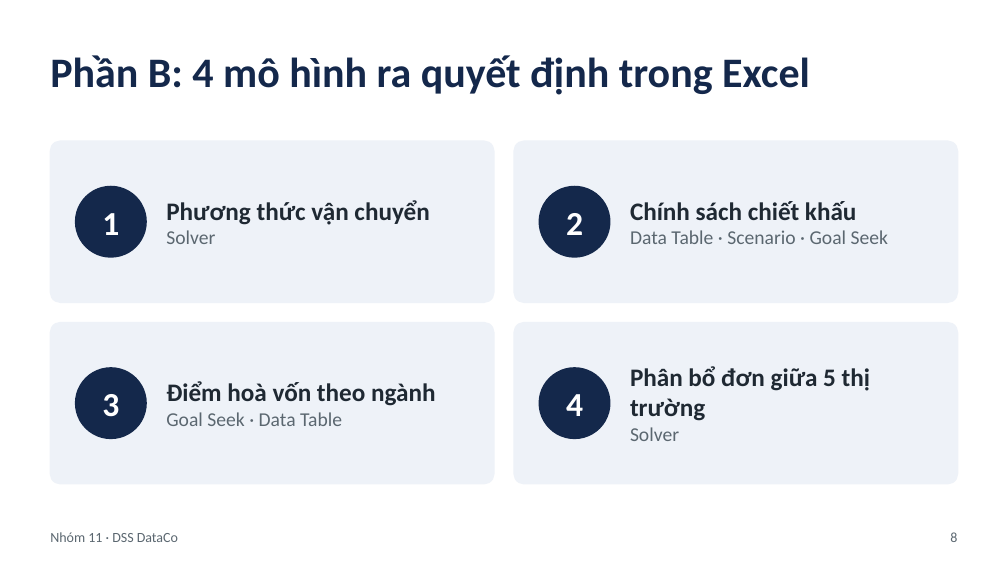
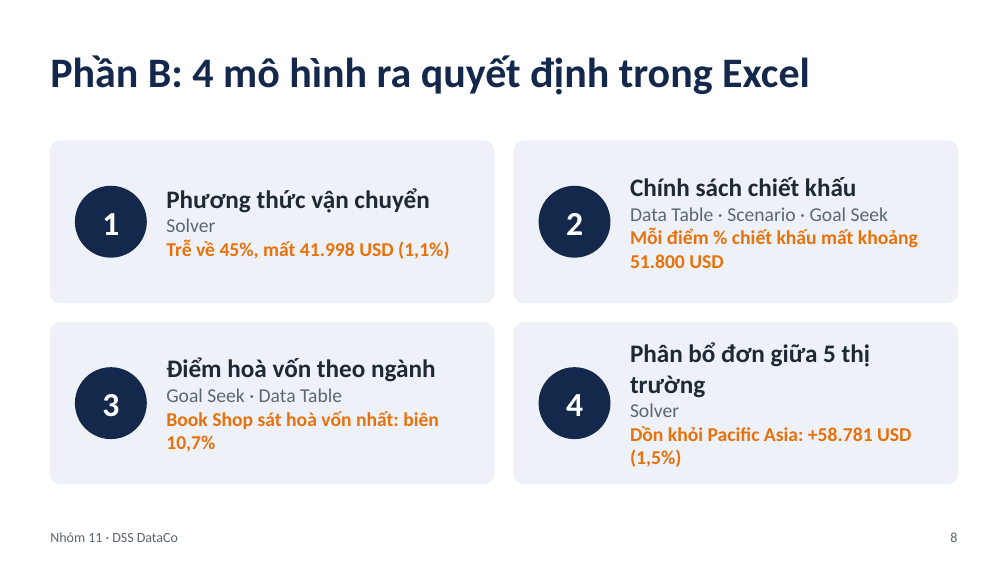
Before and after one commit to ThanhDuonghcmut/DSS, a slide deck: slide 8 of MaNhom_TrinhBay.pptx. Drawn at 1008x567 pixels with LibreOffice and Linux fonts; fonts in the diff are those of the drawing. Boxes give left, top, right and bottom in pixels: in the first picture for what was removed or moved away, otherwise in the second. Text is boxed around its words. In the diff, an @@ line names an element or a change of style, - is before the commit and + after.

```diff
--- a/MaNhom_TrinhBay.pptx
+++ b/MaNhom_TrinhBay.pptx
@@ text at (630,228,918,268): paragraph added @@
+Mỗi điểm % chiết khấu mất khoảng 51.800 USD
@@ text at (166,240,449,259): paragraph added @@
+Trễ về 45%, mất 41.998 USD (1,1%)
@@ text at (166,411,439,452): paragraph added @@
+Book Shop sát hoà vốn nhất: biên 10,7%
@@ text at (630,426,911,467): paragraph added @@
+Dồn khỏi Pacific Asia: +58.781 USD (1,5%)
```
Also in this commit, not shown: 1 other slide changed, 4 slides added.
